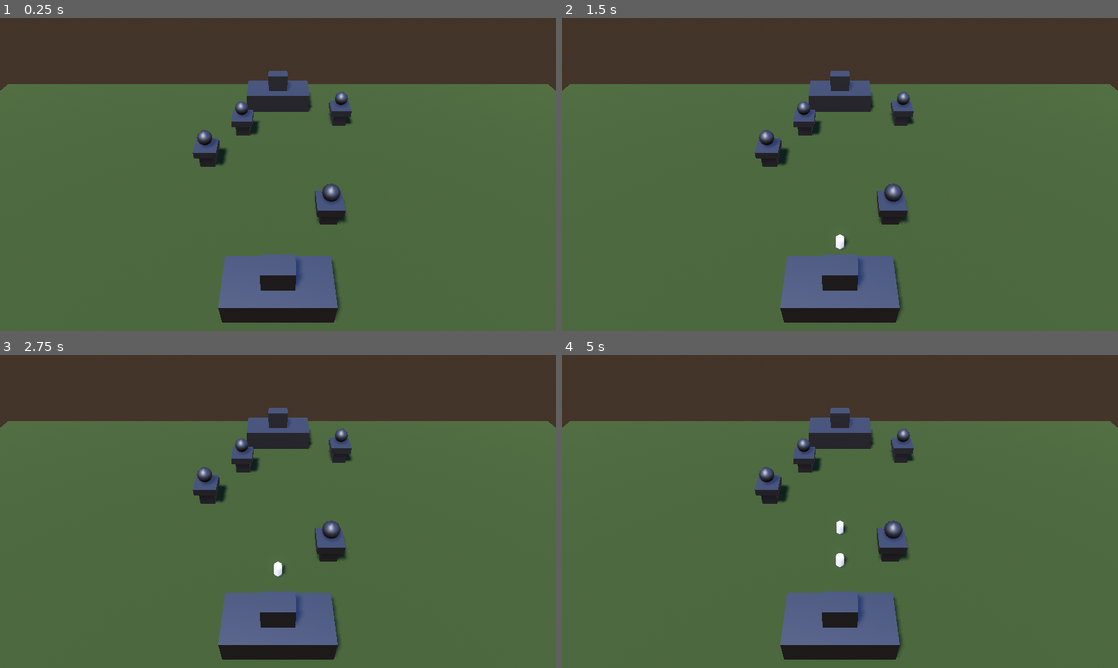
Above: before the commit, frames 1-4 (two rows, left to right).
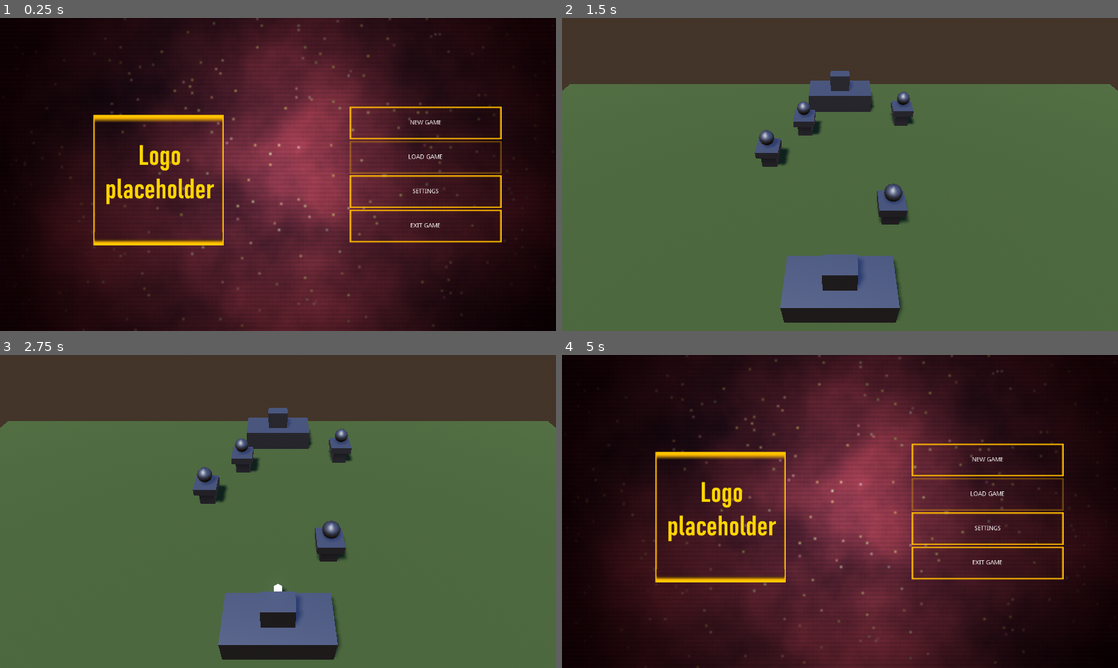
Above: after the commit, the same moments.

Repository: kovesimisi/voiddef
Game: Godot game, scene res://scenes/UIscenes/MainMenu.tscn
Two runs of this game, one before a commit and one after it. Both use one fixed random seed, a clock stepped at 60 frames per second and the inputs below. Before the commit the project starts from res://scenes/Main.tscn.
Inputs (mouse positions are in pixels of both pictures, inside the frame that each line leads up to):
- Up to frame 1 (0.25 s): no input
- Up to frame 2 (1.5 s): click (990, 124) at 0.5 s, where only the run after the commit has a clickable "NEW GAME"; tap Enter at 1.25 s; move the mouse to (962, 158) at 1.27 s; tap Alt at 1.35 s; click (962, 158) at 1.42 s
- Up to frame 3 (2.75 s): drag from (166, 527) to (250, 574) at 2.02 s
- Up to frame 4 (5 s): move the mouse to (895, 442) at 2.77 s; tap Shift at 2.85 s; click (895, 442) at 2.92 s; drag from (812, 574) to (673, 464) at 3.52 s; move the mouse to (1006, 558) at 4.27 s; tap Ctrl at 4.35 s; click (1006, 558) at 4.42 s; tap Escape (ui_cancel) at 4.9 s

The runs differ from the first frame. In frame 1, 99% of the frame differs, in the area x 0-100%, y 0-100%; in frame 2, less than 0.1%; in frame 3, 0.1%; in frame 4, 99%.

Commit message:
add menu code

Diff:
--- a/project.godot
+++ b/project.godot
@@ -11,17 +11,21 @@
 [application]
 
 config/name="VoidDefender"
-run/main_scene="res://scenes/Main.tscn"
+run/main_scene="res://scenes/UIscenes/MainMenu.tscn"
+boot_splash/image="res://assets/ui/logoplaceholder.png"
+boot_splash/fullsize=false
+boot_splash/bg_color=Color( 0, 0, 0, 1 )
 config/icon="res://icon.png"
 
 [display]
 
 window/size/width=1280
 window/size/height=720
+window/size/fullscreen=true
 
 [editor_plugins]
 
-enabled=PoolStringArray(  )
+enabled=PoolStringArray( "res://addons/gut/plugin.cfg" )
 
 [layer_names]
 
--- /dev/null
+++ b/scenes/Gameplay.gd
@@ -0,0 +1,5 @@
+extends Spatial
+
+func _input(event):
+	if event.is_action("ui_cancel"):
+		get_tree().change_scene("res://scenes/UIscenes/MainMenu.tscn")
--- a/scenes/Main.tscn
+++ b/scenes/Main.tscn
@@ -6,6 +6,7 @@
 [ext_resource path="res://objects/Unit.tscn" type="PackedScene" id=4]
 [ext_resource path="res://objects/materials/mat_projectile.tres" type="Material" id=5]
 [ext_resource path="res://objects/materials/util/shader_cache_tool.tscn" type="PackedScene" id=6]
+[ext_resource path="res://scenes/Gameplay.gd" type="Script" id=7]
 
 [sub_resource type="PlaneMesh" id=1]
 material = ExtResource( 3 )
@@ -30,6 +31,7 @@
 
 [node name="Main" type="Spatial"]
 transform = Transform( 1, 0, 0, 0, 1, 0, 0, 0, 1, 0, 0, 0.765171 )
+script = ExtResource( 7 )
 
 [node name="Ground" type="CSGMesh" parent="."]
 mesh = SubResource( 1 )
--- /dev/null
+++ b/scenes/UIscenes/MainMenu.gd
@@ -0,0 +1,12 @@
+extends Control
+
+func _on_NewGameButton_pressed():
+	get_tree().change_scene("res://scenes/Main.tscn")
+
+
+func _on_ExitButton_pressed():
+	get_tree().quit(0)
+
+func _input(event):
+	if event.is_action_pressed("ui_cancel"):
+		get_tree().quit(0)
--- a/scenes/UIscenes/MainMenu.tscn
+++ b/scenes/UIscenes/MainMenu.tscn
@@ -6,10 +6,12 @@
 [ext_resource path="res://assets/ui/borderselect.png" type="Texture" id=4]
 [ext_resource path="res://assets/ui/borderhover.png" type="Texture" id=5]
 [ext_resource path="res://assets/ui/logoplaceholder.png" type="Texture" id=6]
+[ext_resource path="res://scenes/UIscenes/MainMenu.gd" type="Script" id=7]
 
 [node name="MainMenu" type="Control"]
 anchor_right = 1.0
 anchor_bottom = 1.0
+script = ExtResource( 7 )
 
 [node name="Background" type="TextureRect" parent="."]
 anchor_right = 1.0
@@ -118,3 +120,6 @@
 [node name="Logoplaceholder" type="Sprite" parent="."]
 position = Vector2( 365, 373 )
 texture = ExtResource( 6 )
+
+[connection signal="pressed" from="MarginContainer/VBoxContainer/NewGameButton" to="." method="_on_NewGameButton_pressed"]
+[connection signal="pressed" from="MarginContainer/VBoxContainer/ExitButton" to="." method="_on_ExitButton_pressed"]
Not shown: 1 places in scenes/Main.tscn that only renumber resources
Not shown: 1 places in scenes/UIscenes/MainMenu.tscn that only renumber resources
